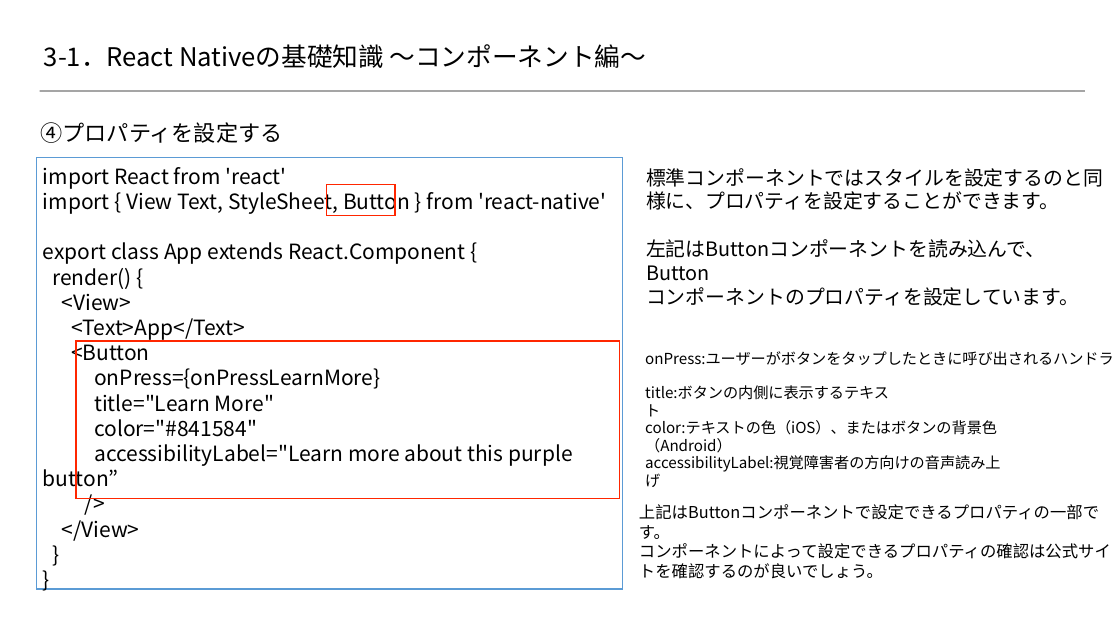
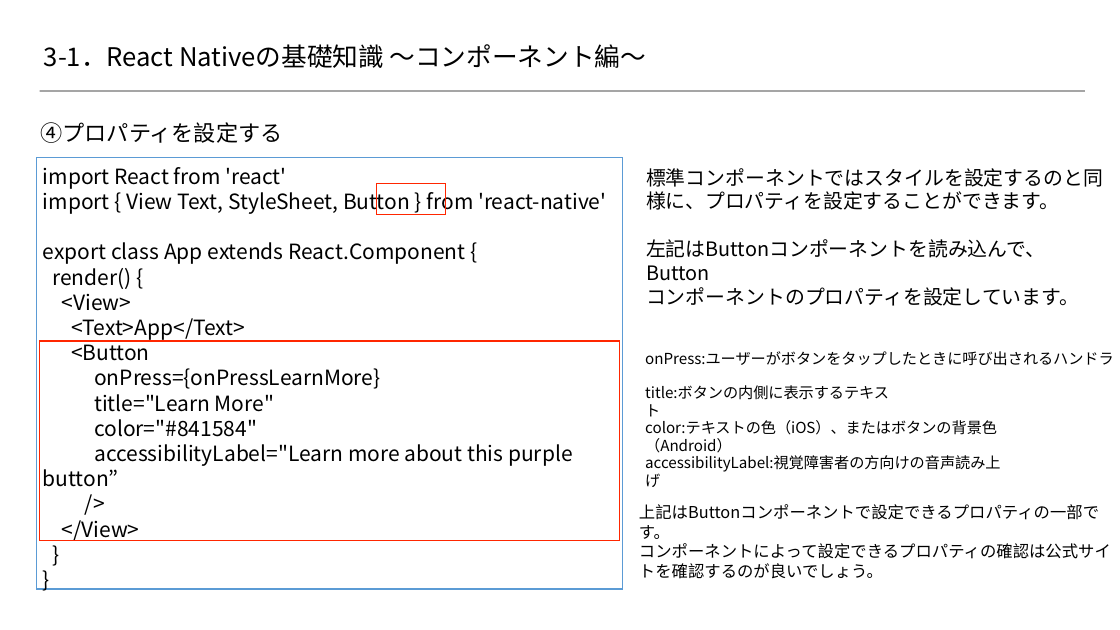
Before and after one commit to 2018SYSTEMI34/diary, a slide deck: slide 5 of doc/02_SlideShare/01.ネタ/３_ReactNative基礎知識/3-1.pptx. Drawn at 1120x630 pixels with LibreOffice and Linux fonts; fonts in the diff are those of the drawing; background and template pictures are left out. Boxes give left, top, right and bottom in pixels: in the first picture for what was removed or moved away, otherwise in the second. Text is boxed around its words. In the diff, an @@ line names an element or a change of style, - is before the commit and + after.

Commit message:
ReactNative基礎知識　図形のずれを修正
図形のずれを修正

```diff
--- a/doc/02_SlideShare/01.ネタ/３_ReactNative基礎知識/3-1.pptx
+++ b/doc/02_SlideShare/01.ネタ/３_ReactNative基礎知識/3-1.pptx
@@ rectangle: place and size @@
-rectangle at box(327, 184, 396, 215)
+rectangle at box(376, 183, 445, 214)
@@ rectangle: place and size @@
-rectangle at box(76, 341, 620, 499)
+rectangle at box(39, 341, 619, 540)
```
Also in this commit, not shown: 4 other slides changed.
